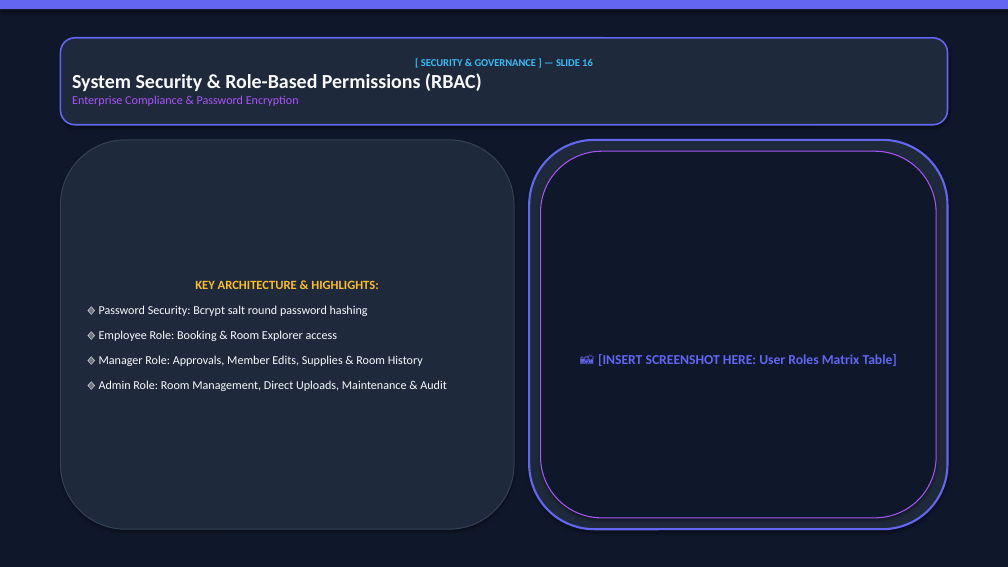
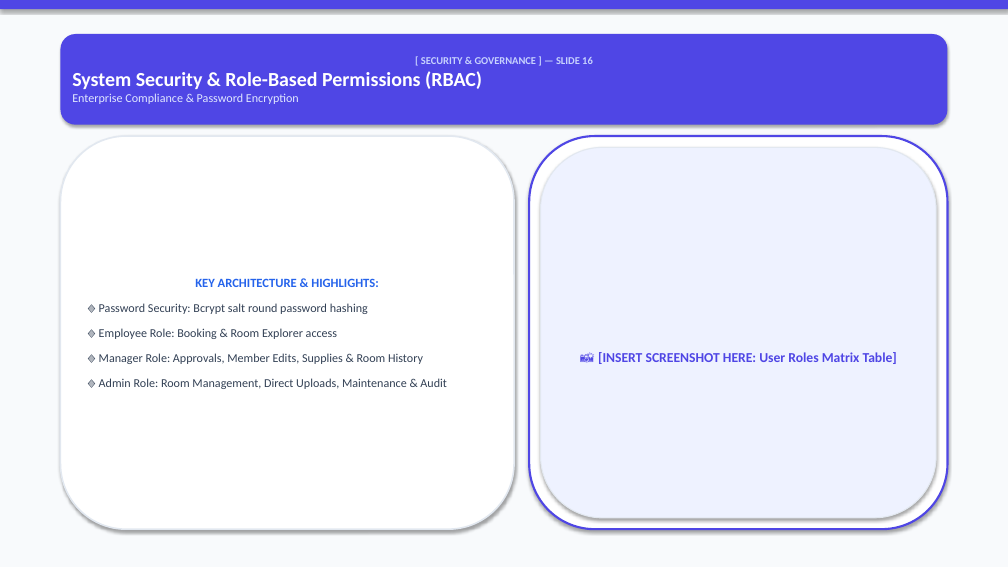
Before and after one commit to VishalMishraCSE/meeting-room-booking-system, a slide deck: slide 16 of document/PRESENTATION_DECK_SLIDES.pptx. Drawn at 1008x567 pixels with LibreOffice and Linux fonts; fonts in the diff are those of the drawing. Boxes give left, top, right and bottom in pixels: in the first picture for what was removed or moved away, otherwise in the second. Text is boxed around its words. In the diff, an @@ line names an element or a change of style, - is before the commit and + after.

Commit message:
design: convert PowerPoint presentation deck to a clean, bright, light-themed executive design system

```diff
--- a/document/PRESENTATION_DECK_SLIDES.pptx
+++ b/document/PRESENTATION_DECK_SLIDES.pptx
@@ rectangle at [0, 0, 1008, 567]: fill #0F172A to #F8FAFC @@
@@ rectangle at [0, 0, 1008, 9]: fill #6366F1 to #4F46E5 @@
@@ rounded rectangle "[ SECURITY & GOVERNANCE ] ...": place and size @@
-rounded rectangle "[ SECURITY & GOVERNANCE ] ..." at [60, 38, 948, 125]
+rounded rectangle "[ SECURITY & GOVERNANCE ] ..." at [60, 34, 948, 125]
@@ rounded rectangle "[ SECURITY & GOVERNANCE ] ..." at [60, 34, 948, 125]: text colour #38BDF8 to #C7D2FE in "[ SECURITY & GOVERNANCE ] — SLIDE ..."; text colour #F8FAFC to #FFFFFF in "System Security & Role-Based Permissions (RBAC)"; text colour #A855F7 to #E0E7FF in "Enterprise Compliance & Password Encryption"; fill #1E293B to #4F46E5; outline #6366F1 1.5 pt to none @@
@@ rounded rectangle "KEY ARCHITECTURE & HIGHLIGHTS:": place and size @@
-rounded rectangle "KEY ARCHITECTURE & HIGHLIGHTS:" at [60, 140, 514, 529]
+rounded rectangle "KEY ARCHITECTURE & HIGHLIGHTS:" at [60, 136, 514, 529]
@@ rounded rectangle "KEY ARCHITECTURE & HIGHLIGHTS:" at [60, 136, 514, 529]: text colour #FBBF24 to #2563EB in "KEY ARCHITECTURE & HIGHLIGHTS:"; text colour #F8FAFC to #334155 in "🔹 Password Security: Bcrypt salt round password ...", "🔹 Employee Role: Booking & Room Explorer ...", "🔹 Manager Role: Approvals, Member Edits, Supplies ...", "🔹 Admin Role: Room Management, Direct Uploads, ..."; fill #1E293B to #FFFFFF; outline #334155 1 pt to #E2E8F0 1.5 pt @@
@@ rounded rectangle: place and size @@
-rounded rectangle at [529, 140, 948, 529]
+rounded rectangle at [529, 136, 948, 529]
@@ rounded rectangle at [529, 136, 948, 529]: fill #1E293B to #FFFFFF; outline #6366F1 2 pt to #4F46E5 2 pt @@
@@ rounded rectangle "📸 [INSERT SCREENSHOT HERE: User ...": place and size @@
-rounded rectangle "📸 [INSERT SCREENSHOT HERE: User ..." at [541, 151, 936, 518]
+rounded rectangle "📸 [INSERT SCREENSHOT HERE: User ..." at [541, 147, 936, 518]
@@ rounded rectangle "📸 [INSERT SCREENSHOT HERE: User ..." at [541, 147, 936, 518]: text colour #6366F1 to #4F46E5; fill #0F172A to #EEF2FF; outline #A855F7 1 pt to #E2E8F0 1 pt @@
```
Also in this commit, not shown: 17 other slides changed.
